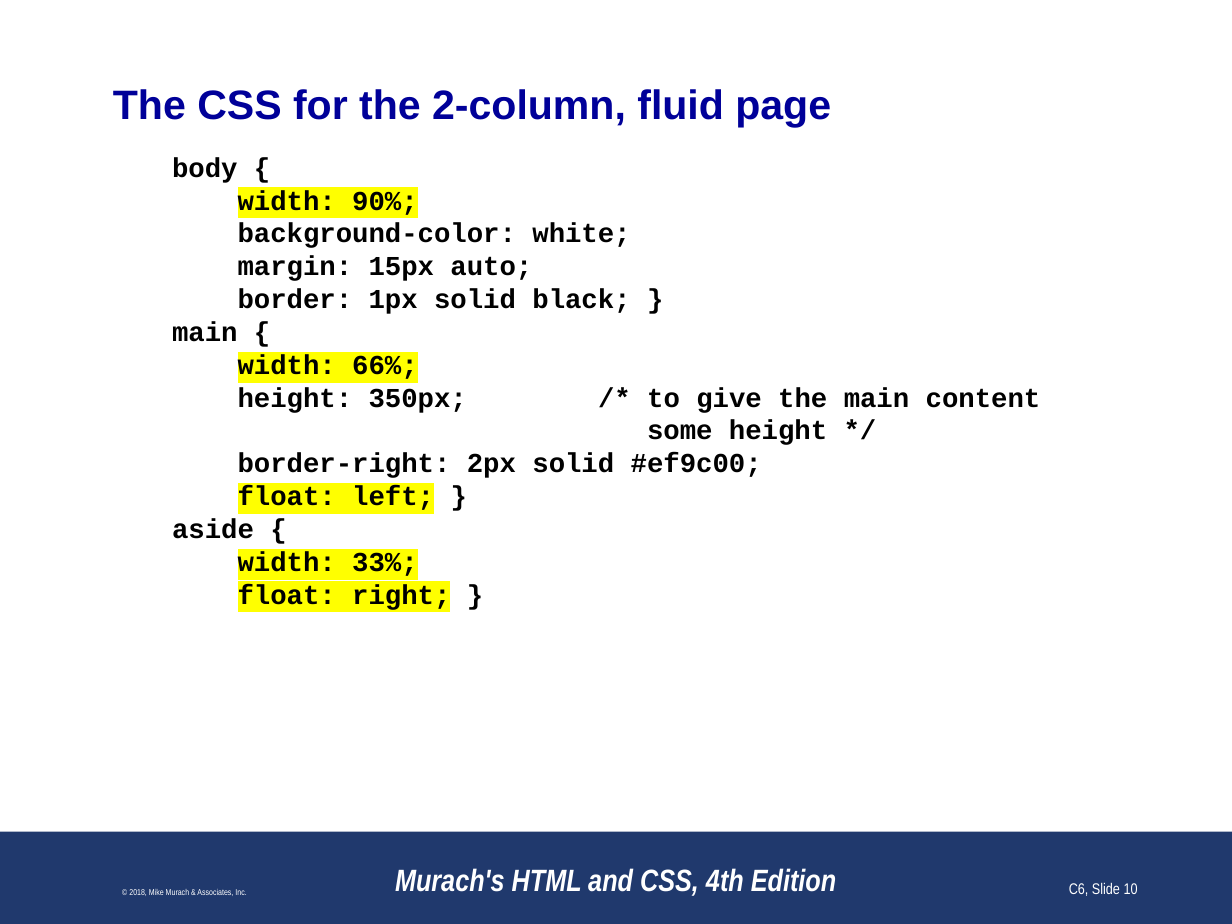
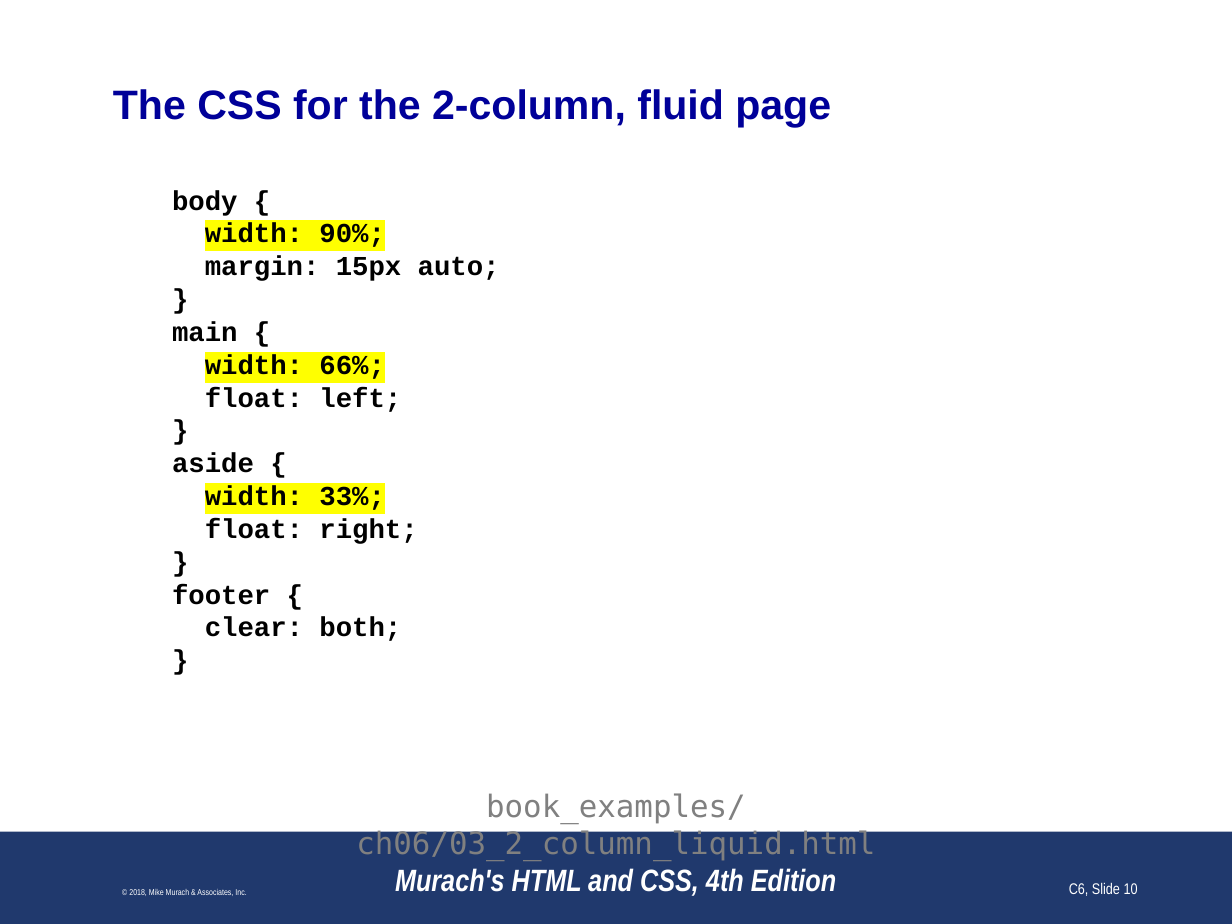
Before and after one commit to paulsmithkc/awd1000_base_lab_and_homework, a slide deck: slide 10 of murach_html_4e/slides/Chapter 6 slides (Revised).pptx. Drawn at 1232x924 pixels with LibreOffice and Linux fonts; fonts in the diff are those of the drawing; background and template pictures are left out. Boxes give left, top, right and bottom in pixels: in the first picture for what was removed or moved away, otherwise in the second. Text is boxed around its words. In the diff, an @@ line names an element or a change of style, - is before the commit and + after.

```diff
--- a/murach_html_4e/slides/Chapter 6 slides (Revised).pptx
+++ b/murach_html_4e/slides/Chapter 6 slides (Revised).pptx
@@ text at bbox=[172, 190, 500, 473]: highlight #FFFFFF to none in "body {", "margin: 15px auto;", "main {", "aside {" @@
@@ text at bbox=[238, 223, 630, 248]: paragraph removed @@
-background-color: white;
@@ text at bbox=[238, 289, 630, 314]: text changed @@
-border: 1px solid black; }
+}
@@ text at bbox=[205, 387, 401, 412]: text changed @@
-height: 350px; /* to give the main content
-some height */
-border-right: 2px solid #ef9c00;
-float: left; }
+float: left;
+}
@@ text at bbox=[172, 519, 417, 641]: text changed @@
-float: right; }
+float: right;
+}
+footer {
+clear: both;
+}
@@ text added at bbox=[356, 793, 875, 860], 18 pt, text #808080 @@
+book_examples/ch06/03_2_column_liquid.html
```
Also in this commit, not shown: 26 other slides changed, 1 slide added, 3 slides removed.
